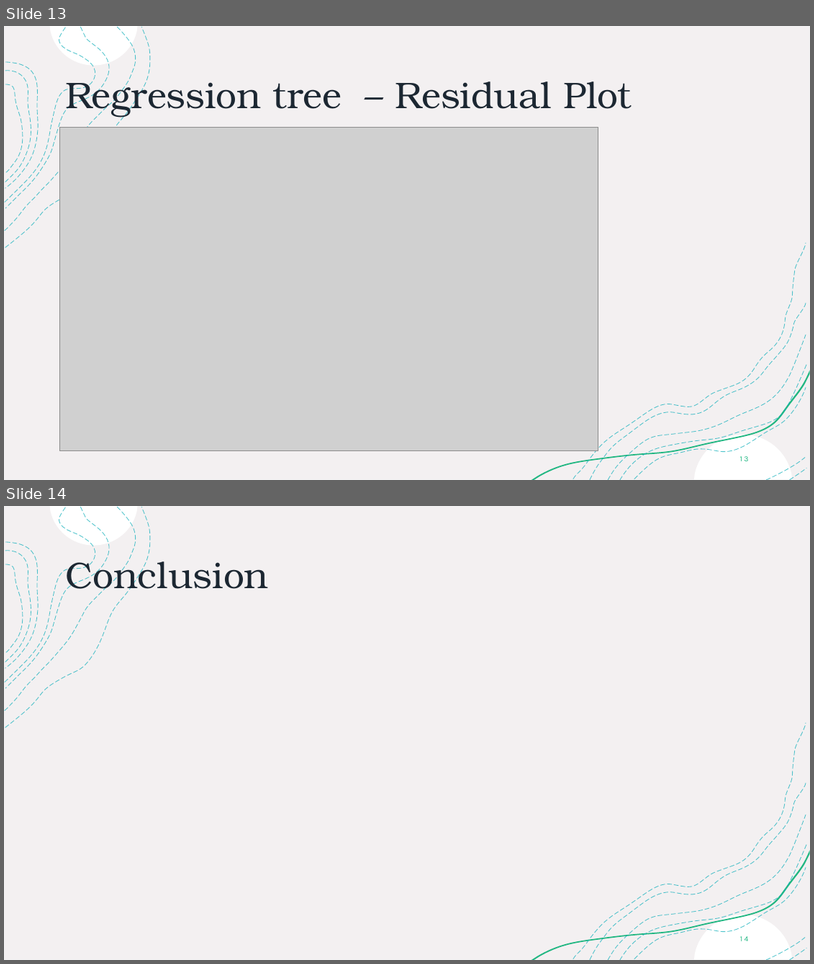
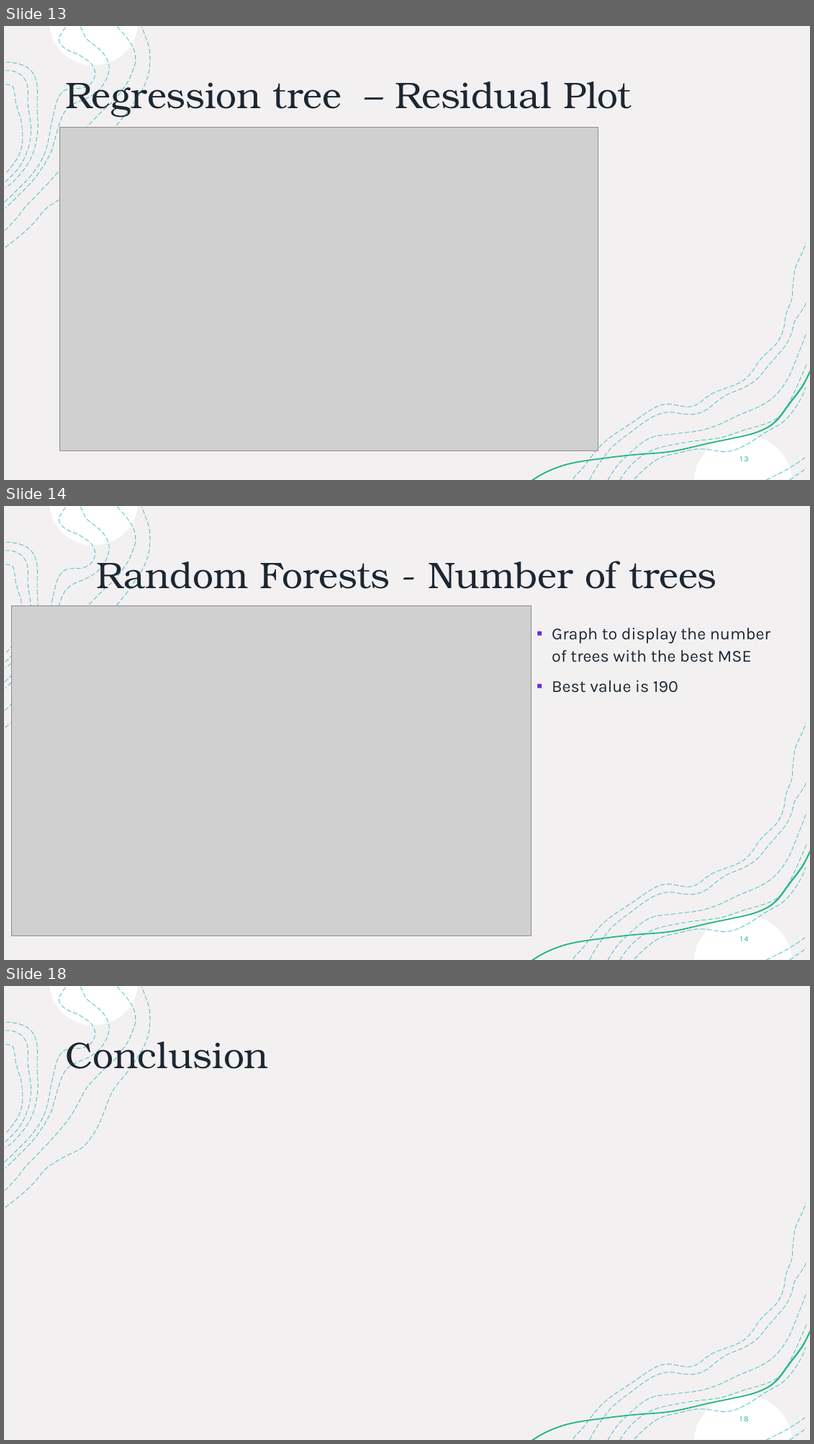
Before and after one commit to joss-thu/MLProj-GermanAirFares, a slide deck: ML-Project.pptx. Shown one above the other, each under a label of ours: slides 13 and 14 before the commit, slides 13, 14 and 18 after it; the slides between them are not shown. The pictures are 814x964 and 814x1444 pixels, drawn with LibreOffice and Linux fonts; fonts in the diff are those of the drawing; grey boxes stand for pictures. Boxes give left, top, right and bottom in pixels: in the first picture for what was removed or moved away, otherwise in the second. Text is boxed around its words. In the diff, an @@ line names an element or a change of style, - is before the commit and + after.

```diff
--- a/ML-Project.pptx
+++ b/ML-Project.pptx
@@ slide 14 added at <box>4,506,810,960</box>, background #FFFFFF; not listed: 18 template elements that a slide beside it also shows @@
@@ title added at <box>97,554,718,597</box>, 44 pt, text #1C2732 @@
+Random Forests - Number of trees
@@ picture added at <box>11,606,531,936</box> @@
@@ text added at <box>552,628,771,692</box>, 20 pt, text #1C2732 @@
+▪ Graph to display the number of trees with the best MSE
+▪ Best value is 190
@@ page number added at <box>741,936,749,941</box>, 9 pt, text #21B782 @@
+14
@@ what was slide 14 is now slide 18 @@
@@ page number at <box>740,1416,748,1421</box>: text changed @@
-14
+18
```
Also in this commit, not shown: 3 other slides added.
